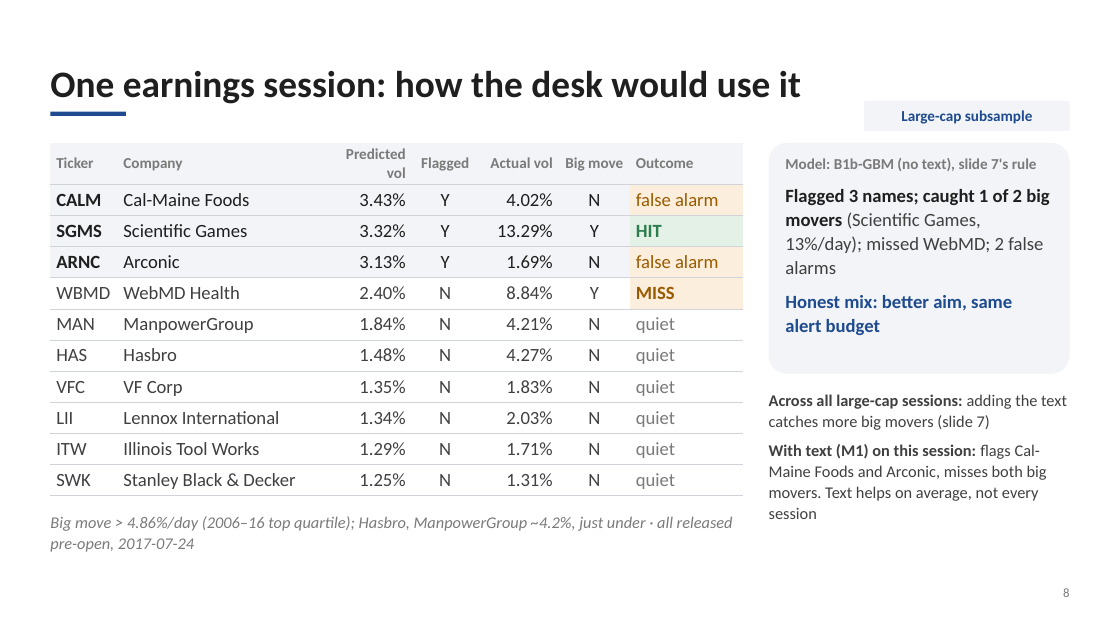
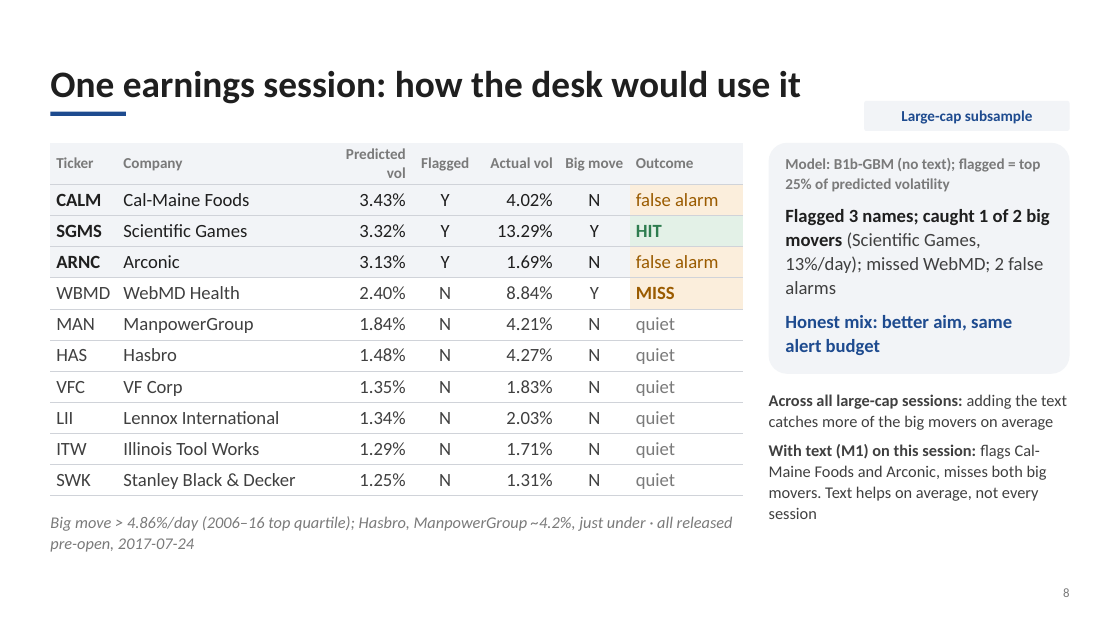
Before and after one commit to xkarelm/the-ai-edge-earnings-vol, a slide deck: slide 8 of vol_pipeline/deck/pitch_deck.pptx. Drawn at 1120x630 pixels with LibreOffice and Linux fonts; fonts in the diff are those of the drawing. Boxes give left, top, right and bottom in pixels: in the first picture for what was removed or moved away, otherwise in the second. Text is boxed around its words. In the diff, an @@ line names an element or a change of style, - is before the commit and + after.

```diff
--- a/vol_pipeline/deck/pitch_deck.pptx
+++ b/vol_pipeline/deck/pitch_deck.pptx
@@ text at (x1=785, y1=158, x2=1040, y2=192): text changed @@
-Model: B1b-GBM (no text), slide 7's rule
+Model: B1b-GBM (no text); flagged = top 25% of predicted volatility
@@ text at (x1=769, y1=394, x2=1067, y2=430): text changed @@
-Across all large-cap sessions: adding the text catches more big movers (slide 7)
+Across all large-cap sessions: adding the text catches more of the big movers on average
```
Also in this commit, not shown: 1 other slide changed, 2 other files.
